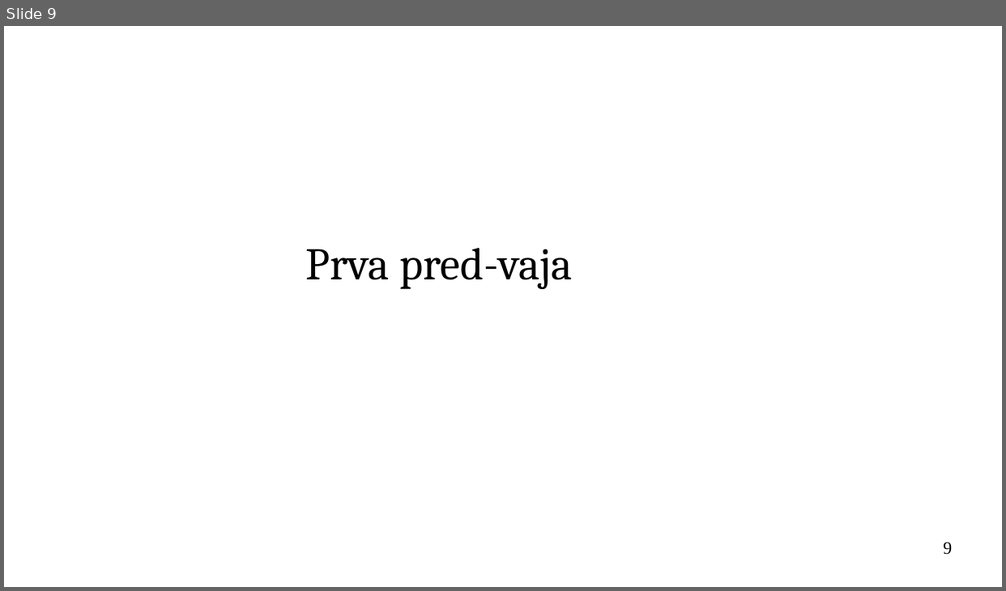
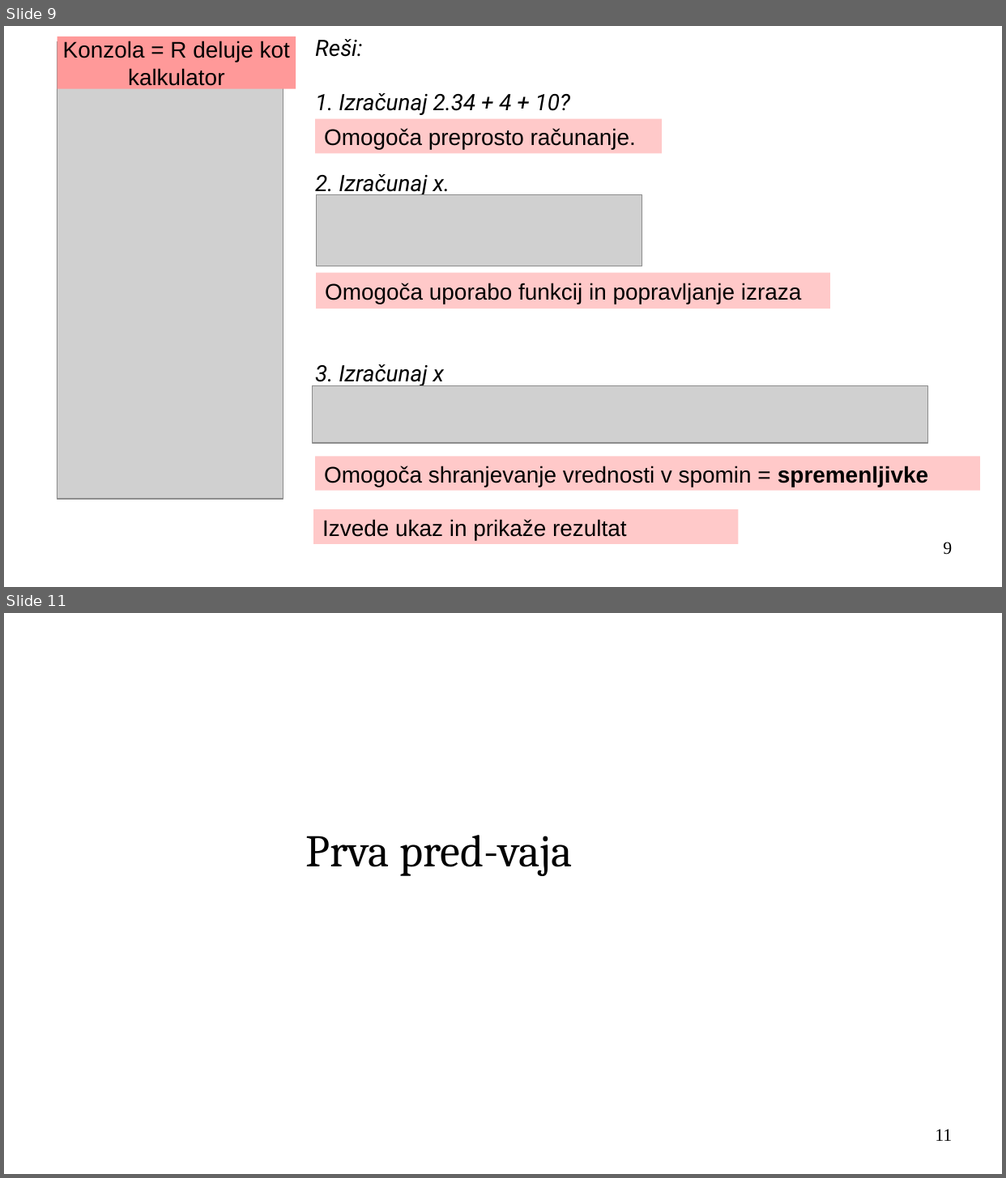
Before and after one commit to janaobsteter/R_tecaj, a slide deck: ModulA/IT_Rtecaj_ModulA.odp. Shown one above the other, each under a label of ours: slide 9 before the commit, slides 9 and 11 after it; the slides between them are not shown. The pictures are 1006x591 and 1006x1178 pixels, drawn with LibreOffice and Linux fonts; fonts in the diff are those of the drawing; grey boxes stand for pictures; background and template pictures are left out. Boxes give left, top, right and bottom in pixels: in the first picture for what was removed or moved away, otherwise in the second. Text is boxed around its words. In the diff, an @@ line names an element or a change of style, - is before the commit and + after.

```diff
--- a/ModulA/IT_Rtecaj_ModulA.odp
+++ b/ModulA/IT_Rtecaj_ModulA.odp
@@ slide 9 added at bbox=[4, 26, 1002, 587], background #FFFFFF @@
@@ picture added at bbox=[57, 42, 283, 500] @@
@@ rectangle added at bbox=[57, 37, 296, 89], fill #FF9999, 18 pt, text #000000 @@
+Konzola = R deluje kot
+kalkulator
@@ text added at bbox=[315, 39, 570, 387], 18 pt, text #000000, italic @@
+Reši:
+1. Izračunaj 2.34 + 4 + 10?
+2. Izračunaj x.
+3. Izračunaj x
@@ rectangle added at bbox=[316, 119, 663, 154], fill #FF9999 at 52% opacity, 18 pt, text #000000 @@
+Omogoča preprosto računanje.
@@ picture added at bbox=[317, 195, 642, 267] @@
@@ rectangle added at bbox=[317, 273, 831, 310], fill #FF9999 at 52% opacity, 18 pt, text #000000 @@
+Omogoča uporabo funkcij in popravljanje izraza
@@ picture added at bbox=[312, 386, 927, 443] @@
@@ rectangle added at bbox=[316, 456, 980, 491], fill #FF9999 at 52% opacity, 18 pt, text #000000 @@
+Omogoča shranjevanje vrednosti v spomin = spremenljivke
@@ rectangle added at bbox=[313, 510, 739, 544], fill #FF9999 at 52% opacity, 18 pt, text #000000 @@
+Izvede ukaz in prikaže rezultat
@@ page number added at bbox=[943, 542, 952, 555], 14 pt, text #000000 @@
+9
@@ what was slide 9 is now slide 11 @@
@@ page number at bbox=[935, 1129, 952, 1141]: text changed @@
-9
+11
```
Also in this commit, not shown: 6 slides changed, 2 other slides added, 3 other files.
